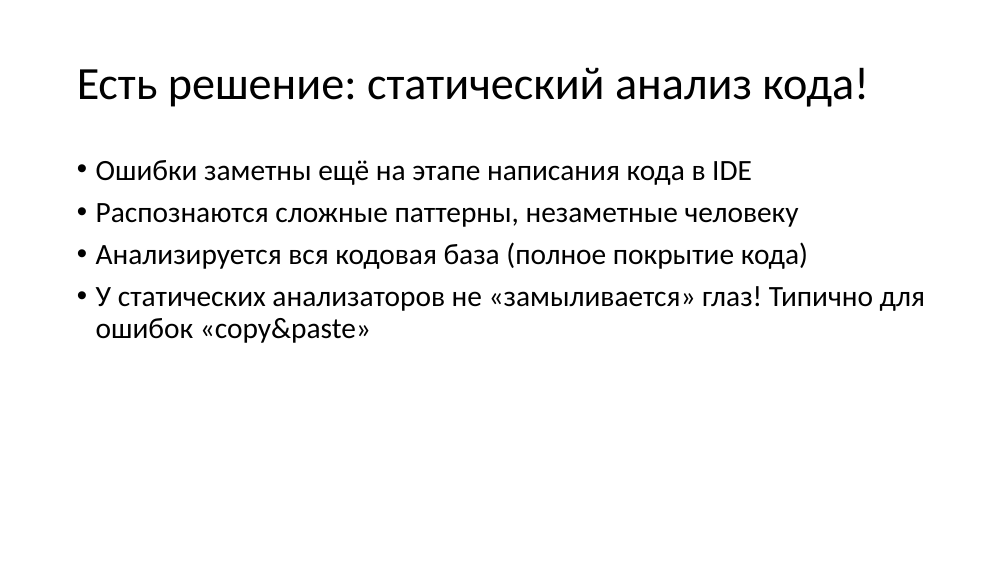
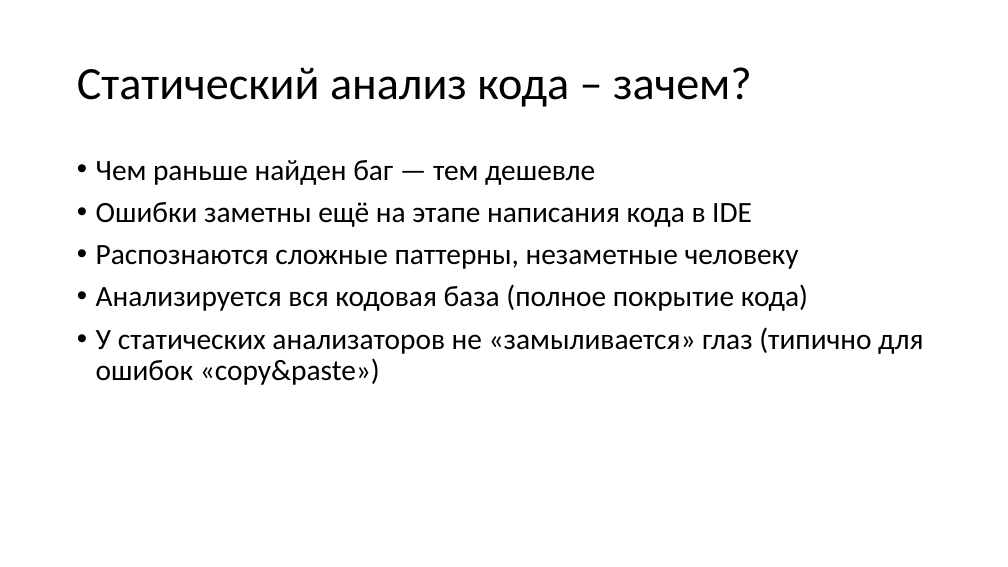
Before and after one commit to dropsonic/dotNext2019_slides, a slide deck: slide 5 of Roslyn - mastering static code analysis.pptx (slide 8 before the commit). Drawn at 1008x567 pixels with LibreOffice and Linux fonts; fonts in the diff are those of the drawing. Boxes give left, top, right and bottom in pixels: in the first picture for what was removed or moved away, otherwise in the second. Text is boxed around its words. In the diff, an @@ line names an element or a change of style, - is before the commit and + after.

```diff
--- a/Roslyn - mastering static code analysis.pptx
+++ b/Roslyn - mastering static code analysis.pptx
@@ title at [77, 67, 752, 107]: text changed @@
-Есть решение: статический анализ кода!
+Статический анализ кода – зачем?
@@ text at [96, 160, 595, 185]: paragraph added @@
+• Чем раньше найден баг — тем дешевле
@@ text at [96, 327, 923, 385]: text changed @@
-• У статических анализаторов не «замыливается» глаз! Типично для ошибок «copy&paste»
+• У статических анализаторов не «замыливается» глаз (типично для ошибок «copy&paste»)
```
Also in this commit, not shown: 9 other slides changed, 18 slides added, 8 slides removed, 3 other files.
